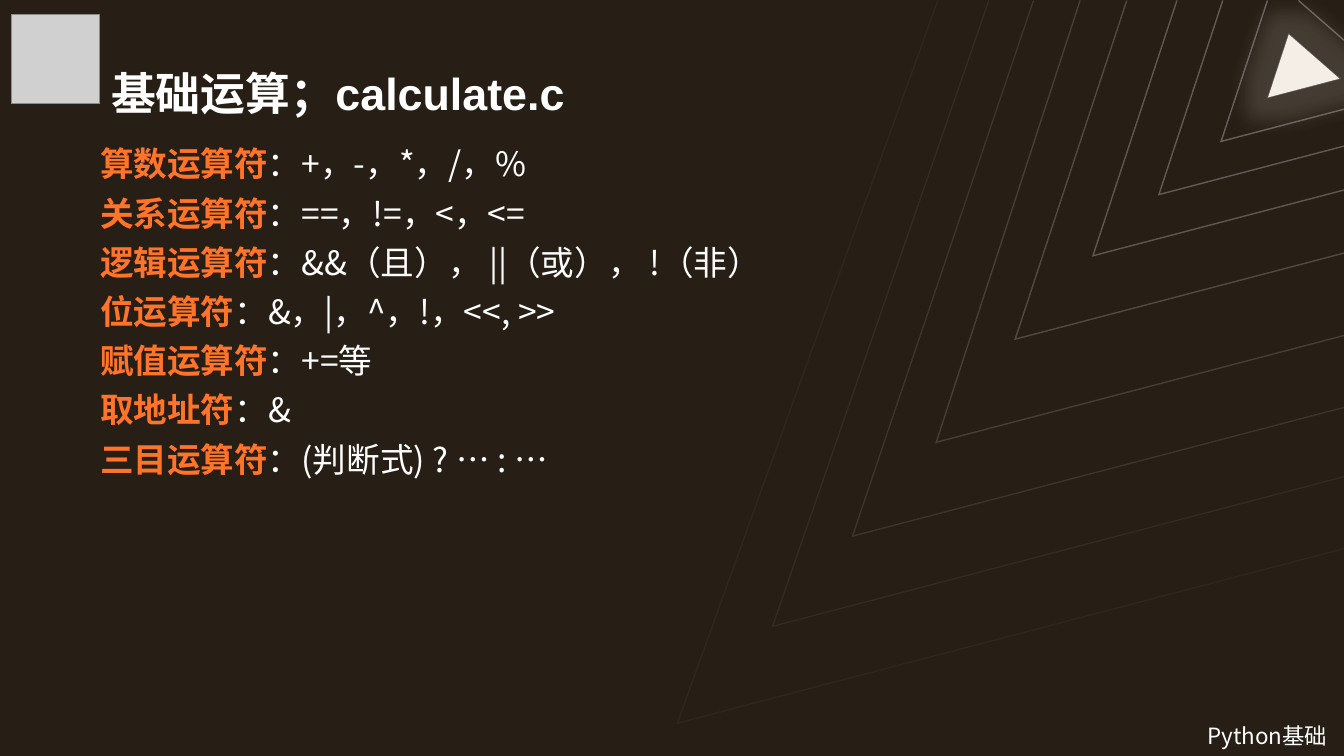
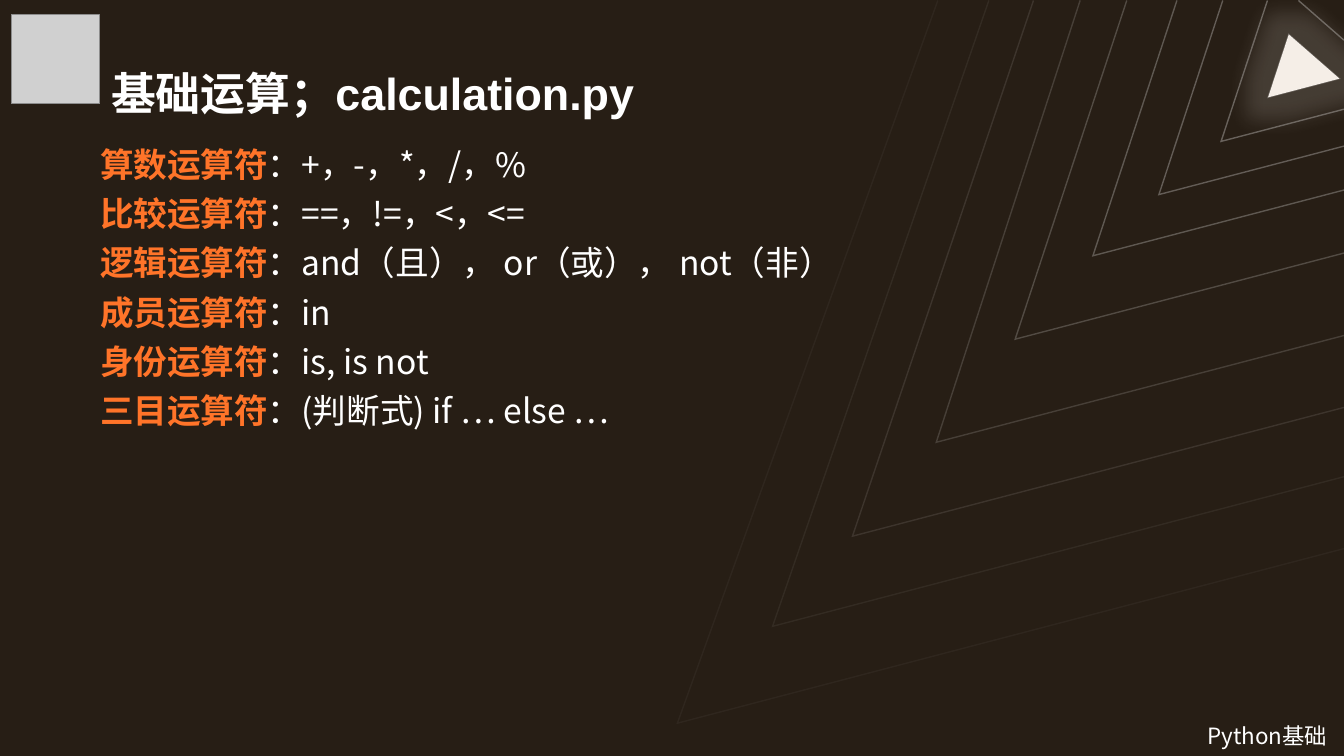
Before and after one commit to Wannerfi/CodingCourse, a slide deck: slide 13 of 5Python基础.pptx (slide 12 before the commit). Drawn at 1344x756 pixels with LibreOffice and Linux fonts; fonts in the diff are those of the drawing; grey boxes stand for pictures. Boxes give left, top, right and bottom in pixels: in the first picture for what was removed or moved away, otherwise in the second. Text is boxed around its words. In the diff, an @@ line names an element or a change of style, - is before the commit and + after.

```diff
--- a/5Python基础.pptx
+++ b/5Python基础.pptx
@@ title at <box>111,71,634,120</box>: text changed @@
-基础运算；calculate.c
+基础运算；calculation.py
@@ text at <box>100,197,833,430</box>: text changed @@
-关系运算符：==，!=，<，<=
-逻辑运算符：&&（且）， ||（或）， !（非）
-位运算符：&，|，^，!，<<, >>
-赋值运算符：+=等
-取地址符：&
-三目运算符：(判断式) ? … : …
+比较运算符：==，!=，<，<=
+逻辑运算符：and（且）， or（或）， not（非）
+成员运算符：in
+身份运算符：is, is not
+三目运算符：(判断式) if … else …
```
Also in this commit, not shown: 7 other slides changed, 11 slides added, 5 slides removed, 13 other files.
